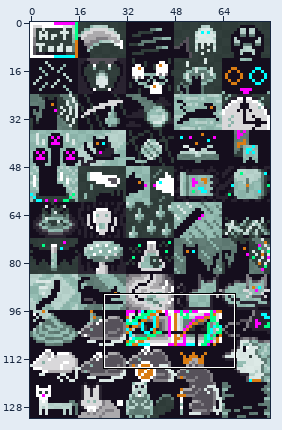
Sprite sheet: src/c.png. The first picture is a wide view before the edit; the outline marks the close-up.
Close-up. As it was:
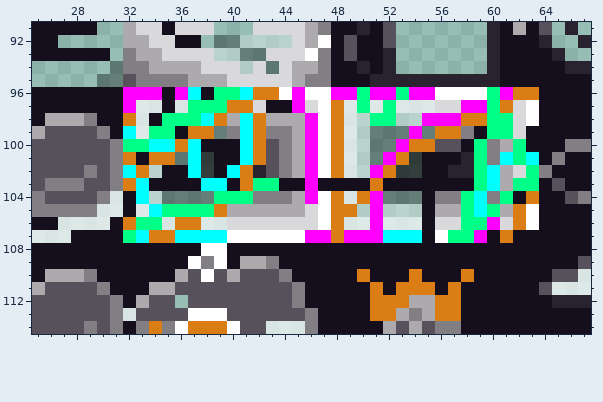
The file is 80x132 pixels. Shown: x 25..67, y 91..114.
Once edited:
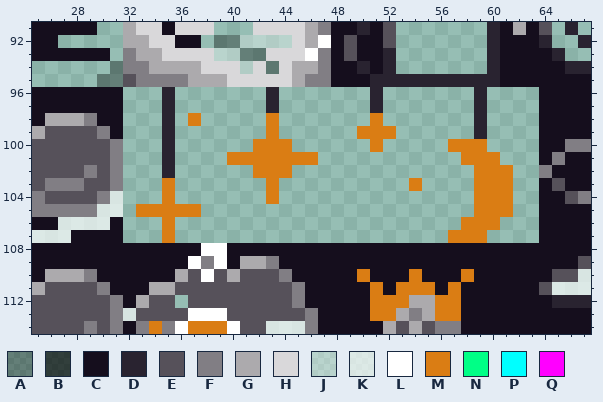
Palette (. is transparent): A #00000055  B #000000aa  C #150e1d  D #292330  E #56515a  F #817e84  G #acaaad  H #d9d8da  J #ffffff55  K #ffffffaa  L #ffffff  M #da7d14  N #00ff86  P #00ffff  Q #ff00ff
From old to new:
y 96: x 32..63 QQQCQPCNNPMMLQLLQQNQQNQQLLLLNQMM -> ...D.......D.......D.......D....
y 97: x 32..63 QKKCKNNNMMHCCQHLMKNKNKKKHHQQNMHL -> ...D.......D.......D.......D....
y 98: x 32..63 MKCNNNPMGPMGGGQLMKJNNJJQQQMMNNHL -> ...D.M.....M.......M.......D....
y 99: x 32..63 PKNNCMMAFPMFFGQLMKJAAAQAMMFCNNHC -> ...D.......M......MMM......D....
y 100: x 32..41 NNPPMPCCCP -> ...D......; x 43..63 EFGQLMKJAAQMMEECNFGNC -> MM......M.....MMM....
y 101: x 32..41 MCMMAPBCCP -> ...D....MM; x 43..63 EFGQLMKJAQMBCCCDNFPNP -> MMMM...........MMM...
y 102: x 32..63 PMJCCPBCPMDEFGQLMKJQMBBCCDDNPGHN -> ...D......MMM..............MMM..
y 103: x 32..63 MPCCCCPPCMNNCCQCCCCMCCCCCCCNPGNN -> ...M.......M..........M....MMM..
y 104: x 32..63 CPJAAAANNNFFFGQLMKMQAAACFFNPFNCM -> ...M.......M...............MMM..
y 105: x 32..63 CKPNNNNMGGGGGGHLMMJQJJJCGGNPNGML -> .MMMMM.....................MMM..
y 106: x 32..63 MNNKMMKKHHHHHHHLMKKQKKKCHHNNQHML -> ...M......................MMM...
y 107: x 32..34 NPM -> ...; x 36..63 PPPPLLLLLLQQMQQQPPPCLNNQCMCC -> .....................MMM....
Boxes around the changes in both close-ups, in picture pixels (x1, y1, x2, y2):
changed: (123, 87, 539, 243)
